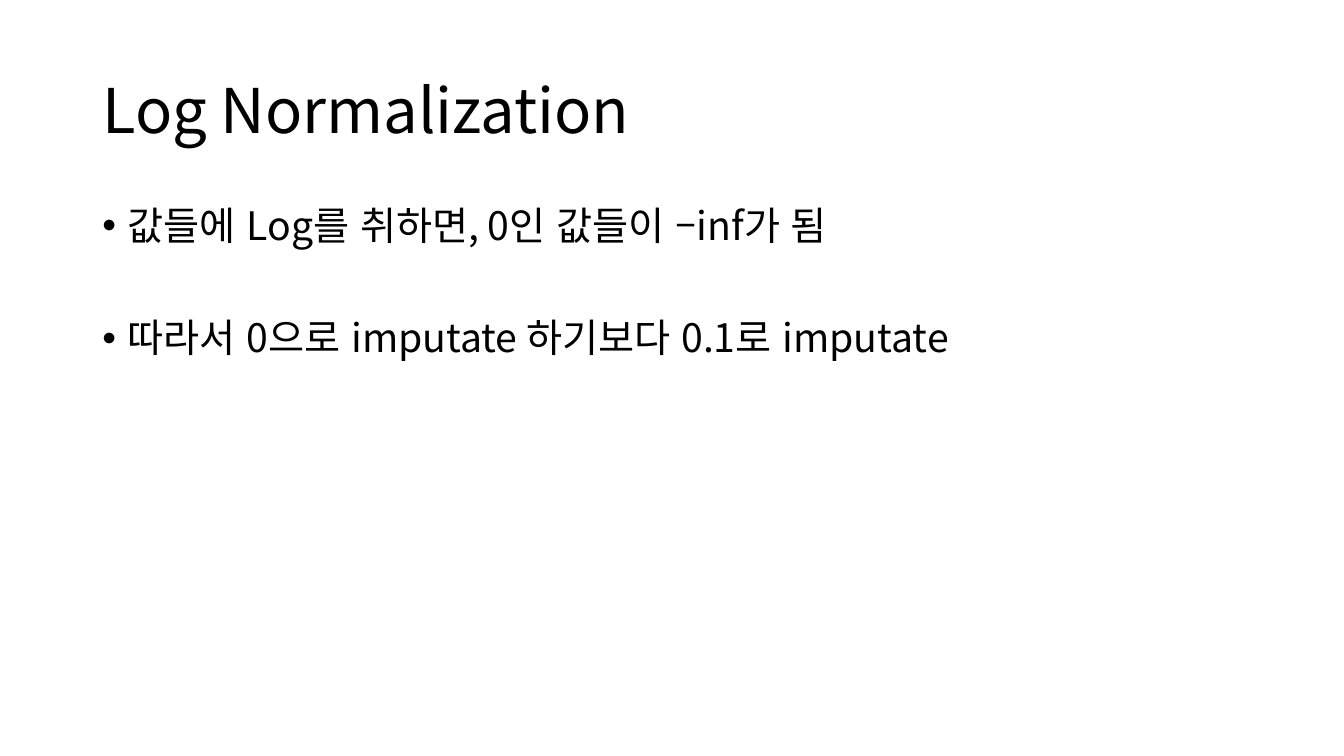
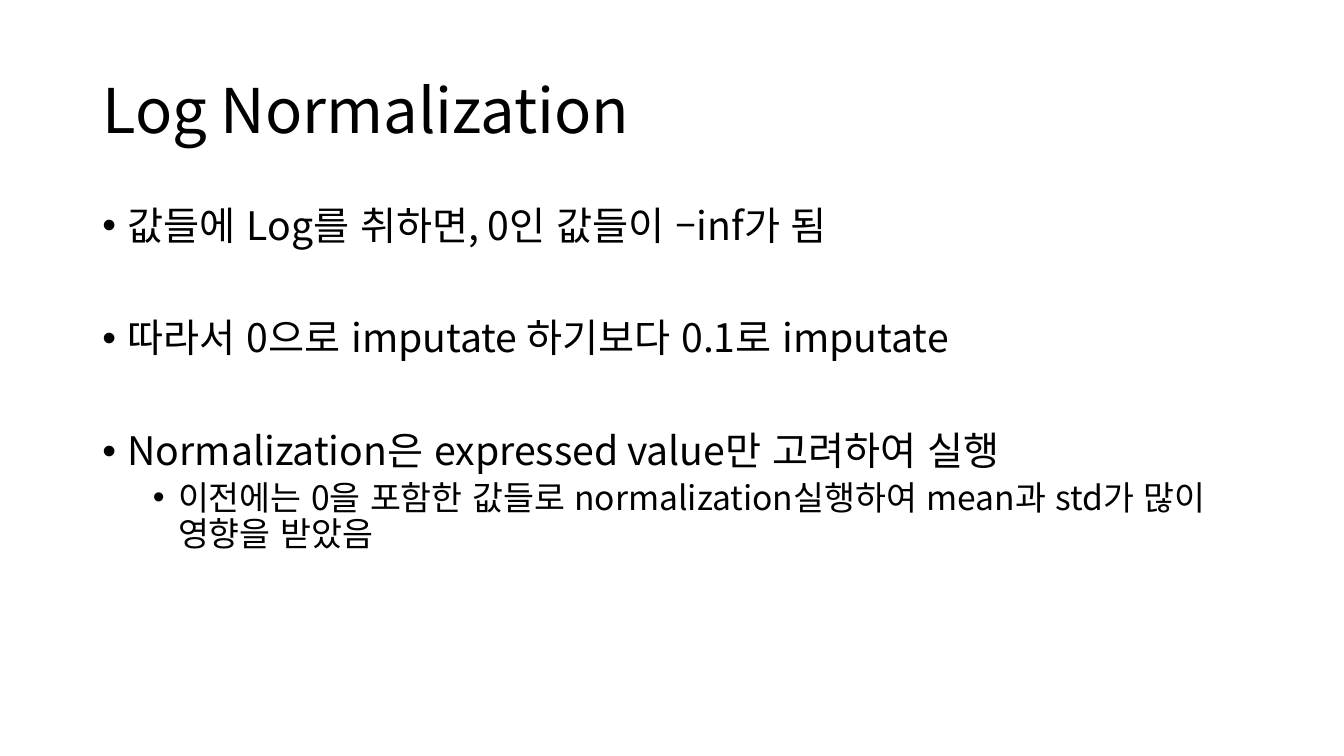
Before and after one commit to HeesooSong/UNIST_internship, a slide deck: slide 2 of Progress Update/20221124_Progress Update.pptx. Drawn at 1344x756 pixels with LibreOffice and Linux fonts; fonts in the diff are those of the drawing. Boxes give left, top, right and bottom in pixels: in the first picture for what was removed or moved away, otherwise in the second. Text is boxed around its words. In the diff, an @@ line names an element or a change of style, - is before the commit and + after.

```diff
--- a/Progress Update/20221124_Progress Update.pptx
+++ b/Progress Update/20221124_Progress Update.pptx
@@ text at (128, 432, 1206, 549): paragraphs added @@
+• Normalization은 expressed value만 고려하여 실행
+  • 이전에는 0을 포함한 값들로 normalization실행하여 mean과 std가 많이 영향을 받았음
```
Also in this commit, not shown: 4 other slides changed, 2 other files.
